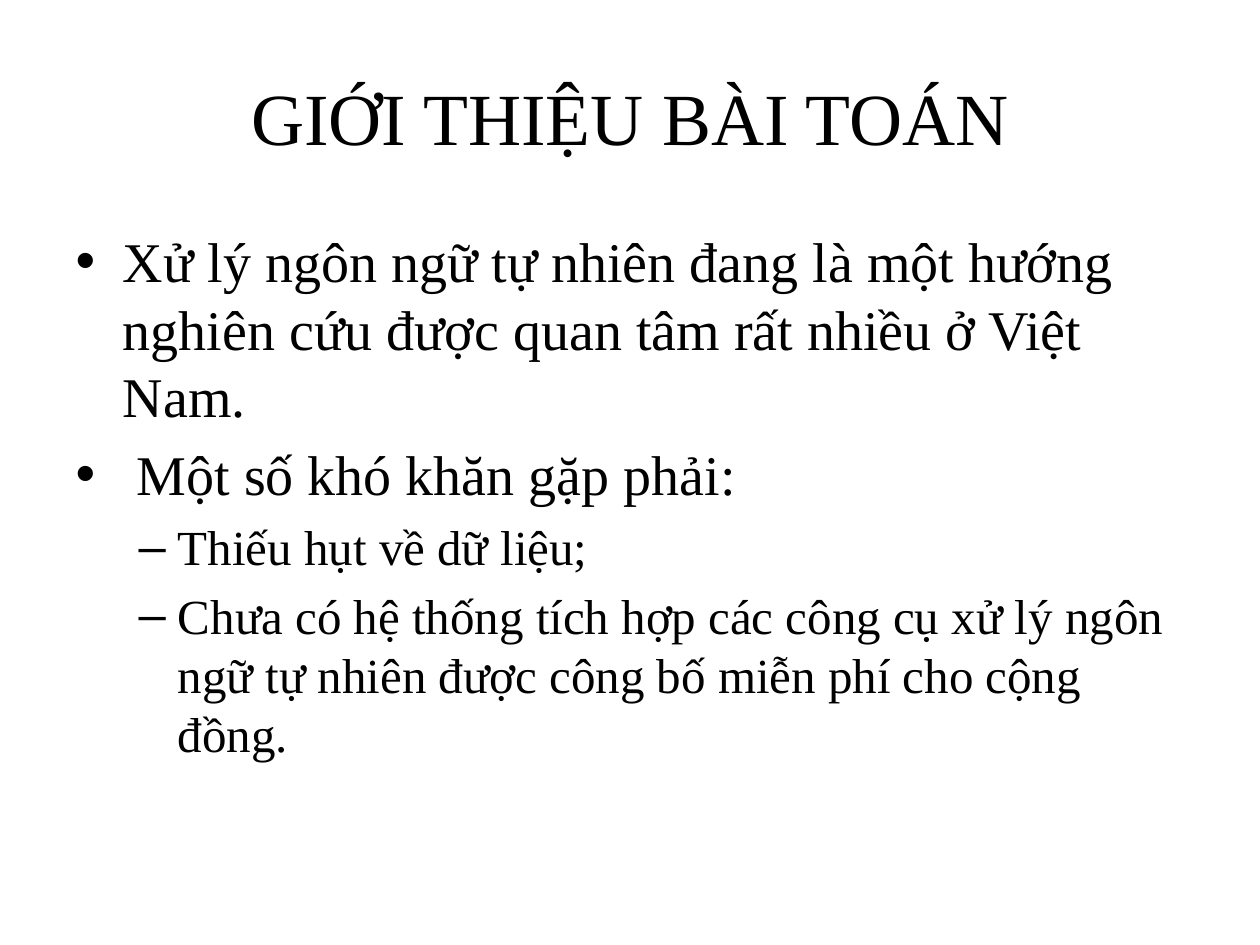
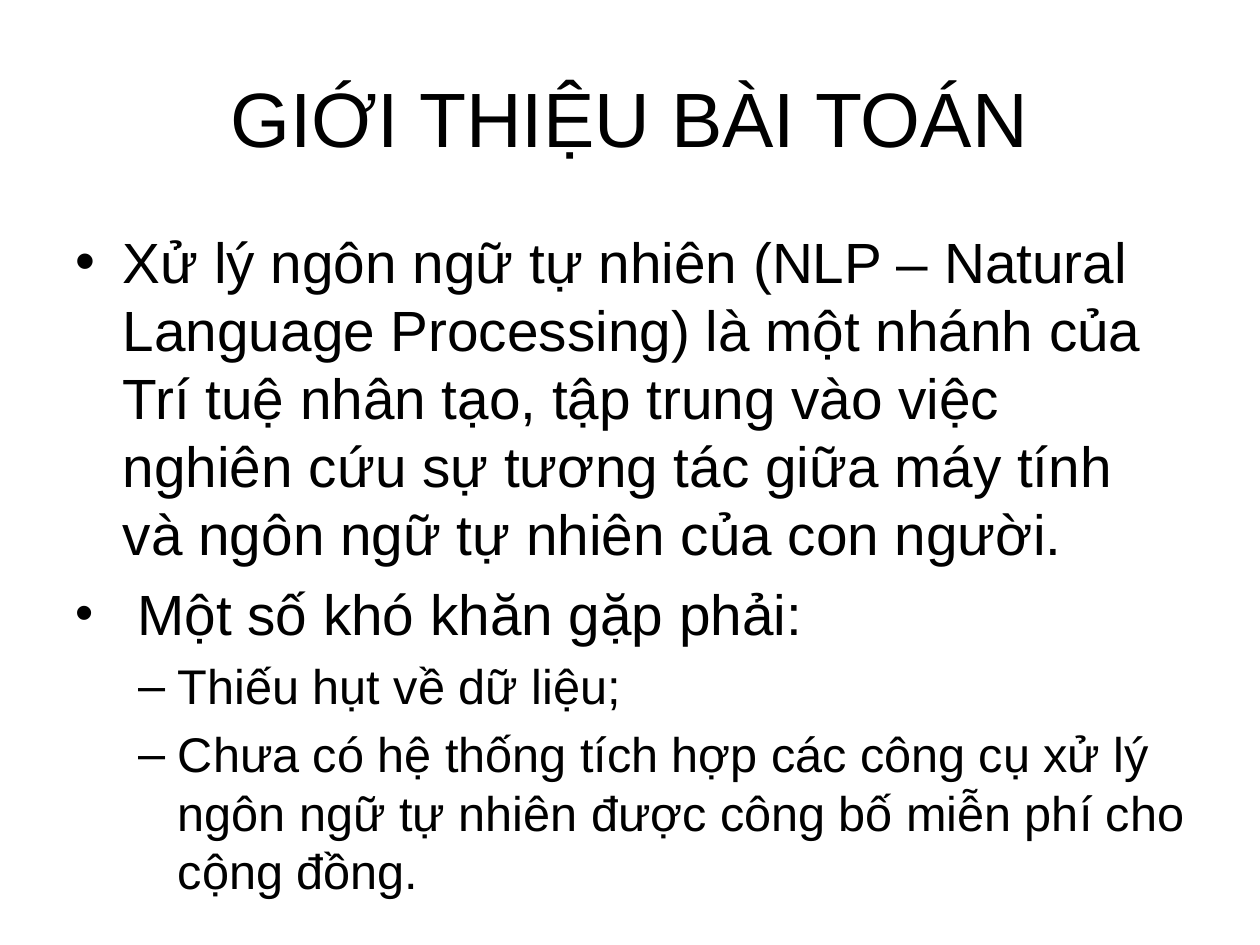
Before and after one commit to PVT961996/Web_VNLP, a slide deck: slide 3 of Khoaluan_doc/Bao_cao_khoa_hoc.pptx. Drawn at 1260x945 pixels with LibreOffice and Linux fonts; fonts in the diff are those of the drawing; background and template pictures are left out. Boxes give left, top, right and bottom in pixels: in the first picture for what was removed or moved away, otherwise in the second. Text is boxed around its words. In the diff, an @@ line names an element or a change of style, - is before the commit and + after.

```diff
--- a/Khoaluan_doc/Bao_cao_khoa_hoc.pptx
+++ b/Khoaluan_doc/Bao_cao_khoa_hoc.pptx
@@ title "GIỚI THIỆU BÀI TOÁN" at <box>231,86,1027,159</box>: size 42 to 44 pt, font Times New Roman to Arial @@
@@ text at <box>123,240,1140,565</box>: text changed; size 32 to 32.4 pt; font Times New Roman to Arial @@
-• Xử lý ngôn ngữ tự nhiên đang là một hướng nghiên cứu được quan tâm rất nhiều ở Việt Nam.
+• Xử lý ngôn ngữ tự nhiên (NLP – Natural Language Processing) là một nhánh của Trí tuệ nhân tạo, tập trung vào việc nghiên cứu sự tương tác giữa máy tính và ngôn ngữ tự nhiên của con người.
@@ text at <box>137,591,1184,840</box>: size 32 to 32.4 pt in "Một số khó khăn gặp phải:"; font Times New Roman to Arial in "Một số khó khăn gặp phải:", "Thiếu hụt về dữ liệu;", "Chưa có hệ thống tích hợp các ..."; size 28 to 27.8 pt in "Thiếu hụt về dữ liệu;", "Chưa có hệ thống tích hợp các ..." @@
```
Also in this commit, not shown: 18 other slides changed, 5 slides added, 1 slide removed, 15 other files.
